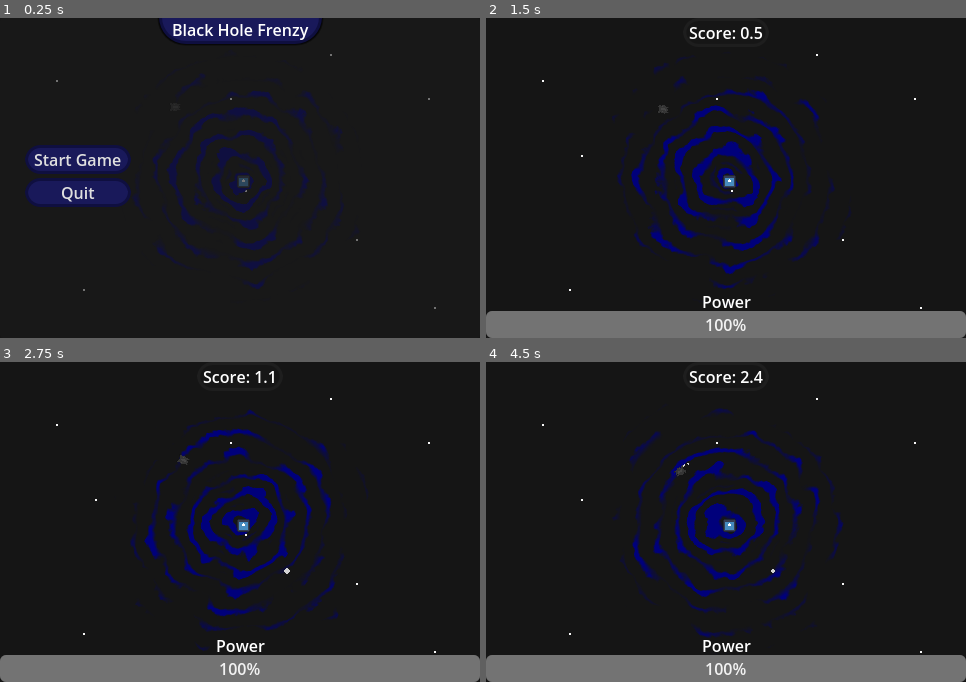
Above: before the commit, frames 1-4 (two rows, left to right).
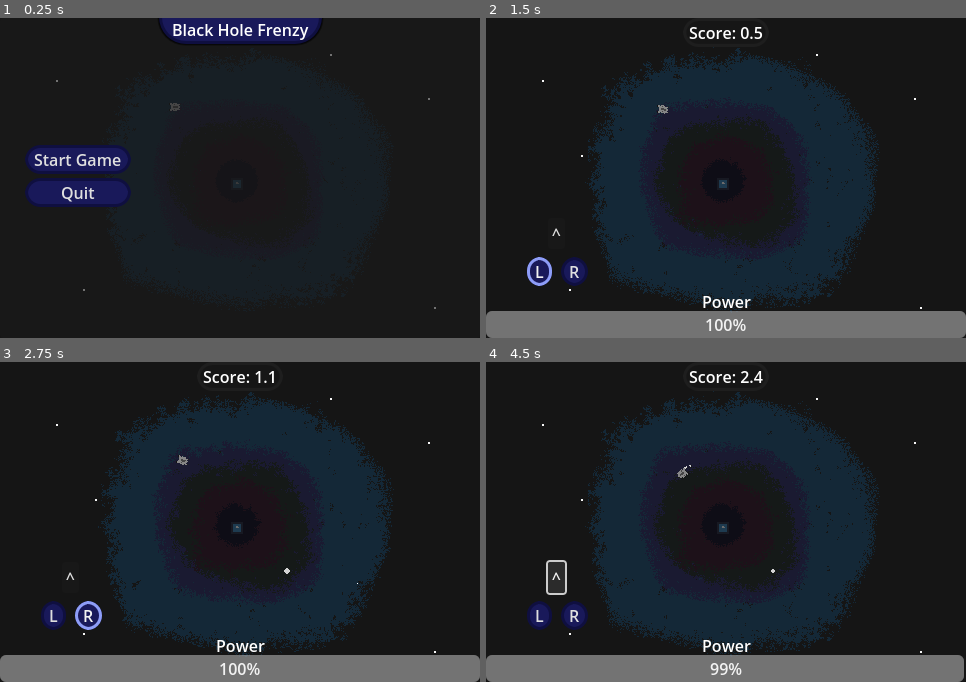
Above: after the commit, the same moments.

Repository: maiconpintoabreu/black_hole_frenzy
Game: Godot game, scene res://level.tscn
Two runs of this game, one before a commit and one after it. Both use one fixed random seed, a clock stepped at 60 frames per second and the inputs below. The engine's default icon, where the game draws it, is replaced by a stand-in: a white triangle on a blue panel in a dark square.
Inputs (mouse positions are in pixels of both pictures, inside the frame that each line leads up to):
- Up to frame 1 (0.25 s): no input
- Up to frame 2 (1.5 s): click "Start Game" at 0.5 s; click (538, 270) at 1.25 s, where only the run after the commit has a clickable "L"
- Up to frame 3 (2.75 s): click (86, 614) at 2 s, where only the run after the commit has a clickable "R"
- Up to frame 4 (4.5 s): click (558, 576) at 2.75 s, where only the run after the commit has a clickable "^"; hold Right (ui_right) 3.53-4.28 s; hold Left (ui_left) from 4.28 s (still down)

The runs differ from the first frame. In frame 1, 2.3% of the frame differs, in the area x 31-75%, y 22-85%; in frame 2, 30%; in frame 3, 29%; in frame 4, 30%, in the area x 8-100%, y 9-100%.

Commit message:
add black hole as sprite to reduce calculations

Diff:
--- a/Scripts/Level.gd
+++ b/Scripts/Level.gd
@@ -3,7 +3,7 @@
 var gravity_direction:Vector2 = Vector2.ZERO
 @export var gravity_pull = 0.1
 @onready var character_body_2d: RigidBody2D = $CharacterBody2D
-@onready var black_hole: ColorRect = $CanvasLayer2/BlackHole
+@onready var black_hole: TextureRect = $CanvasLayer2/BlackHole
 @onready var game_over_panel: Panel = $CanvasLayer/GameOverPanel
 @onready var start_menu_panel: Panel = $CanvasLayer/StartMenuPanel
 @onready var score_label: Label = $CanvasLayer/GameUI/Score
@@ -12,6 +12,7 @@
 @onready var fuel_spawner: Node2D = $FuelSpawner
 var character_by_black_hole:Vector2
 var character_distance_black_hole:float
+@onready var area_2d: Area2D = $CanvasLayer2/BlackHole/Area2D
 
 var level:int = 1
 var max_level:int = 10
@@ -28,8 +29,8 @@
 func _physics_process(_delta: float) -> void:
 	if is_on_menu: return
 	if is_dead: return
-	character_by_black_hole = character_body_2d.global_position.direction_to(get_viewport_rect().get_center())
-	character_distance_black_hole = character_body_2d.global_position.distance_to(get_viewport_rect().get_center())
+	character_by_black_hole = character_body_2d.global_position.direction_to(area_2d.global_position)
+	character_distance_black_hole = character_body_2d.global_position.distance_to(area_2d.global_position)
 	gravity_direction = character_by_black_hole.normalized()
 	character_body_2d.apply_force(gravity_direction*(gravity_pull*level),gravity_direction)
 
--- a/Scripts/Player.gd
+++ b/Scripts/Player.gd
@@ -11,6 +11,9 @@
 var thrust := Vector2.ZERO
 var rotation_dir:float = 0
 var teleport_pos:Vector2 = Vector2.ZERO
+var is_thrusting:bool = false
+var is_turning_left:bool = false
+var is_turning_right:bool = false
 
 var start_position:Vector2
 var start_rotation:float
@@ -41,7 +44,9 @@
 func get_input()->void:
 	thrust = Vector2.ZERO
 	rotation_dir = Input.get_axis("ui_left", "ui_right")
-	if Input.is_action_pressed("ui_up"):
+	if is_turning_left:
+		rotation_dir = -1
+	if Input.is_action_pressed("ui_up") or is_thrusting:
 		thrust = transform.x * engine_power
 		left_turbune.show()
 		right_turbune.show()
@@ -76,3 +81,26 @@
 	xform.origin.x = wrapf(xform.origin.x, 0, screen_size.x)
 	xform.origin.y = wrapf(xform.origin.y, 0, screen_size.y)
 	state.transform = xform
+
+func _on_left_button_down() -> void:
+	is_turning_left = true
+
+
+func _on_left_button_up() -> void:
+	is_turning_left = false
+
+
+func _on_right_button_down() -> void:
+	is_turning_right = true
+
+
+func _on_right_button_up() -> void:
+	is_turning_right = false
+
+
+func _on_forward_button_down() -> void:
+	is_thrusting = true
+
+
+func _on_forward_button_up() -> void:
+	is_thrusting = false
--- a/level.tscn
+++ b/level.tscn
@@ -1,40 +1,51 @@
-[gd_scene load_steps=26 format=3 uid="uid://bg6h6qelnbdg4"]
+[gd_scene load_steps=34 format=3 uid="uid://bg6h6qelnbdg4"]
 
 [ext_resource type="Script" path="res://Scripts/Level.gd" id="1_8tvoa"]
-[ext_resource type="Shader" path="res://BlackHoleWaves.gdshader" id="1_o62wn"]
 [ext_resource type="Script" path="res://Scripts/FuelSpawner.gd" id="2_b5i8p"]
 [ext_resource type="Texture2D" uid="uid://jv42fxpmj1ii" path="res://Sprites/ship.png" id="2_nexx3"]
 [ext_resource type="Texture2D" uid="uid://cuxv3famsy8bx" path="res://Sprites/stars.png" id="2_ngaxq"]
 [ext_resource type="Script" path="res://Scripts/Player.gd" id="2_odqwc"]
 [ext_resource type="Texture2D" uid="uid://cm4epyxrreig6" path="res://icon.svg" id="3_7aww1"]
+[ext_resource type="Texture2D" uid="uid://do0wv6ycoc135" path="res://Sprites/black_hole1.png" id="4_6wbs4"]
+[ext_resource type="Texture2D" uid="uid://b1n46wse31nxe" path="res://Sprites/black_hole10.png" id="4_phhkk"]
 [ext_resource type="Theme" uid="uid://dcxurlovagrir" path="res://button_theme.tres" id="5_n0hgv"]
+[ext_resource type="Texture2D" uid="uid://dq4ja2w8y3y5s" path="res://Sprites/black_hole2.png" id="7_5syj6"]
 [ext_resource type="Shader" path="res://PlayerShader.gdshader" id="7_lynbn"]
 [ext_resource type="Texture2D" uid="uid://b1ldawo73tlsr" path="res://Sprites/jet1.png" id="8_58pl1"]
+[ext_resource type="Texture2D" uid="uid://bt8j57mle3ek7" path="res://Sprites/black_hole3.png" id="8_q25qj"]
+[ext_resource type="Texture2D" uid="uid://dqnn5cgpytdnf" path="res://Sprites/black_hole4.png" id="9_3hnie"]
 [ext_resource type="Texture2D" uid="uid://bolqm2q07pwr8" path="res://Sprites/jet2.png" id="9_h88hm"]
+[ext_resource type="Texture2D" uid="uid://bg2n67etx7tq0" path="res://Sprites/black_hole5.png" id="10_icigd"]
 [ext_resource type="Texture2D" uid="uid://svkwri3nnato" path="res://Sprites/jet3.png" id="10_krw8b"]
 [ext_resource type="Texture2D" uid="uid://u33dpvyh4ejd" path="res://Sprites/jet4.png" id="11_5xegu"]
-
-[sub_resource type="Gradient" id="Gradient_m1x2y"]
-
-[sub_resource type="FastNoiseLite" id="FastNoiseLite_ut724"]
-
-[sub_resource type="NoiseTexture2D" id="NoiseTexture2D_b0j56"]
-seamless = true
-color_ramp = SubResource("Gradient_m1x2y")
-noise = SubResource("FastNoiseLite_ut724")
-
-[sub_resource type="ShaderMaterial" id="ShaderMaterial_2kyku"]
-shader = ExtResource("1_o62wn")
-shader_parameter/amplitude = 0.66
-shader_parameter/frequency = 15.0
-shader_parameter/rippleRate = 0.5
-shader_parameter/set_color = Color(0, 0, 0.482353, 1)
-shader_parameter/waveAmplitude = 0.1
-shader_parameter/waveFrequency = 1.0
-shader_parameter/blendingAmount = 0.6
-shader_parameter/noise = SubResource("NoiseTexture2D_b0j56")
+[ext_resource type="Texture2D" uid="uid://g6vc2vnl58wp" path="res://Sprites/black_hole6.png" id="11_uqrba"]
+[ext_resource type="Texture2D" uid="uid://80svh1ydftxg" path="res://Sprites/black_hole7.png" id="12_d75fx"]
+[ext_resource type="Texture2D" uid="uid://bj1886dqwfgvy" path="res://Sprites/black_hole8.png" id="13_munuf"]
+[ext_resource type="Texture2D" uid="uid://dm3v6b312cs4e" path="res://Sprites/black_hole9.png" id="14_o7gn4"]
+[ext_resource type="Texture2D" uid="uid://bov74l50gr1m7" path="res://Sprites/black_hole11.png" id="15_lespo"]
 
 [sub_resource type="CircleShape2D" id="CircleShape2D_l7ngj"]
+
+[sub_resource type="Animation" id="Animation_nmm0o"]
+resource_name = "loop"
+loop_mode = 1
+tracks/0/type = "value"
+tracks/0/imported = false
+tracks/0/enabled = true
+tracks/0/path = NodePath(".:texture")
+tracks/0/interp = 1
+tracks/0/loop_wrap = true
+tracks/0/keys = {
+"times": PackedFloat32Array(0, 0.0001, 0.1, 0.2, 0.3, 0.4, 0.5, 0.6, 0.7, 0.8, 0.9, 1),
+"transitions": PackedFloat32Array(1, 1, 1, 1, 1, 1, 1, 1, 1, 1, 1, 1),
+"update": 1,
+"values": [ExtResource("4_6wbs4"), ExtResource("4_6wbs4"), ExtResource("7_5syj6"), ExtResource("8_q25qj"), ExtResource("9_3hnie"), ExtResource("10_icigd"), ExtResource("11_uqrba"), ExtResource("12_d75fx"), ExtResource("13_munuf"), ExtResource("14_o7gn4"), ExtResource("4_phhkk"), ExtResource("15_lespo")]
+}
+
+[sub_resource type="AnimationLibrary" id="AnimationLibrary_uv85x"]
+_data = {
+"loop": SubResource("Animation_nmm0o")
+}
 
 [sub_resource type="StyleBoxFlat" id="StyleBoxFlat_uepyf"]
 bg_color = Color(0.121569, 0.121569, 0.121569, 0.141176)
@@ -128,8 +139,8 @@
 expand_mode = 1
 stretch_mode = 2
 
-[node name="BlackHole" type="ColorRect" parent="CanvasLayer2"]
-material = SubResource("ShaderMaterial_2kyku")
+[node name="BlackHole" type="TextureRect" parent="CanvasLayer2"]
+modulate = Color(0.419813, 0.419813, 0.419813, 1)
 anchors_preset = 8
 anchor_left = 0.5
 anchor_top = 0.5
@@ -141,10 +152,10 @@
 offset_bottom = 143.5
 grow_horizontal = 2
 grow_vertical = 2
-color = Color(0.0784314, 0.0784314, 0.0784314, 1)
+texture = ExtResource("4_phhkk")
 
 [node name="Area2D" type="Area2D" parent="CanvasLayer2/BlackHole"]
-position = Vector2(146.5, 145.5)
+position = Vector2(237, 165)
 
 [node name="CollisionShape2D" type="CollisionShape2D" parent="CanvasLayer2/BlackHole/Area2D"]
 shape = SubResource("CircleShape2D_l7ngj")
@@ -154,6 +165,12 @@
 scale = Vector2(0.1, 0.1)
 texture = ExtResource("3_7aww1")
 
+[node name="AnimationPlayer" type="AnimationPlayer" parent="CanvasLayer2/BlackHole"]
+libraries = {
+"": SubResource("AnimationLibrary_uv85x")
+}
+autoplay = "loop"
+
 [node name="CanvasLayer" type="CanvasLayer" parent="."]
 
 [node name="GameUI" type="Control" parent="CanvasLayer"]
@@ -201,6 +218,39 @@
 grow_horizontal = 2
 grow_vertical = 0
 text = "Power"
+
+[node name="Control" type="Control" parent="CanvasLayer/GameUI"]
+layout_mode = 1
+anchors_preset = 2
+anchor_top = 1.0
+anchor_bottom = 1.0
+offset_left = 46.0
+offset_top = -81.0
+offset_right = 86.0
+offset_bottom = -41.0
+grow_vertical = 0
+
+[node name="Left" type="Button" parent="CanvasLayer/GameUI/Control"]
+layout_mode = 0
+offset_right = 8.0
+offset_bottom = 8.0
+theme = ExtResource("5_n0hgv")
+text = "L"
+
+[node name="Right" type="Button" parent="CanvasLayer/GameUI/Control"]
+offset_left = 34.0
+offset_right = 51.0
+offset_bottom = 29.0
+theme = ExtResource("5_n0hgv")
+text = "R"
+
+[node name="Forward" type="Button" parent="CanvasLayer/GameUI/Control"]
+layout_mode = 0
+offset_left = 16.0
+offset_top = -39.0
+offset_right = 33.0
+offset_bottom = -8.0
+text = "^"
 
 [node name="GameOverPanel" type="Panel" parent="CanvasLayer"]
 visible = false
@@ -247,6 +297,7 @@
 text = "Quit"
 
 [node name="StartMenuPanel" type="Panel" parent="CanvasLayer"]
+visible = false
 anchors_preset = 15
 anchor_right = 1.0
 anchor_bottom = 1.0
@@ -327,6 +378,12 @@
 [connection signal="timeout" from="LevelTimer" to="." method="_on_level_timer_timeout"]
 [connection signal="timeout" from="FuelSpawnerTimer" to="FuelSpawner" method="_on_fuel_spawner_timer_timeout"]
 [connection signal="body_entered" from="CanvasLayer2/BlackHole/Area2D" to="." method="_on_area_2d_body_entered"]
+[connection signal="button_down" from="CanvasLayer/GameUI/Control/Left" to="CharacterBody2D" method="_on_left_button_down"]
+[connection signal="button_up" from="CanvasLayer/GameUI/Control/Left" to="CharacterBody2D" method="_on_left_button_up"]
+[connection signal="button_down" from="CanvasLayer/GameUI/Control/Right" to="CharacterBody2D" method="_on_right_button_down"]
+[connection signal="button_up" from="CanvasLayer/GameUI/Control/Right" to="CharacterBody2D" method="_on_right_button_up"]
+[connection signal="button_down" from="CanvasLayer/GameUI/Control/Forward" to="CharacterBody2D" method="_on_forward_button_down"]
+[connection signal="button_up" from="CanvasLayer/GameUI/Control/Forward" to="CharacterBody2D" method="_on_forward_button_up"]
 [connection signal="pressed" from="CanvasLayer/GameOverPanel/VBoxContainer/StartButton" to="." method="_on_start_button_pressed"]
 [connection signal="pressed" from="CanvasLayer/GameOverPanel/VBoxContainer/QuitButton" to="." method="_on_quit_button_pressed"]
 [connection signal="pressed" from="CanvasLayer/StartMenuPanel/VBoxContainer/StartButton" to="." method="_on_start_button_pressed"]
Binary file added: Sprites/black_hole.aseprite
Binary file added: Sprites/black_hole1.png
Not shown, added: Sprites/black_hole1.png.import
Binary file added: Sprites/black_hole10.png
Not shown, added: Sprites/black_hole10.png.import
Binary file added: Sprites/black_hole11.png
Not shown, added: Sprites/black_hole11.png.import
Binary file added: Sprites/black_hole2.png
Not shown, added: Sprites/black_hole2.png.import
Binary file added: Sprites/black_hole3.png
Not shown, added: Sprites/black_hole3.png.import
Binary file added: Sprites/black_hole4.png
(and 12 more such lines)
